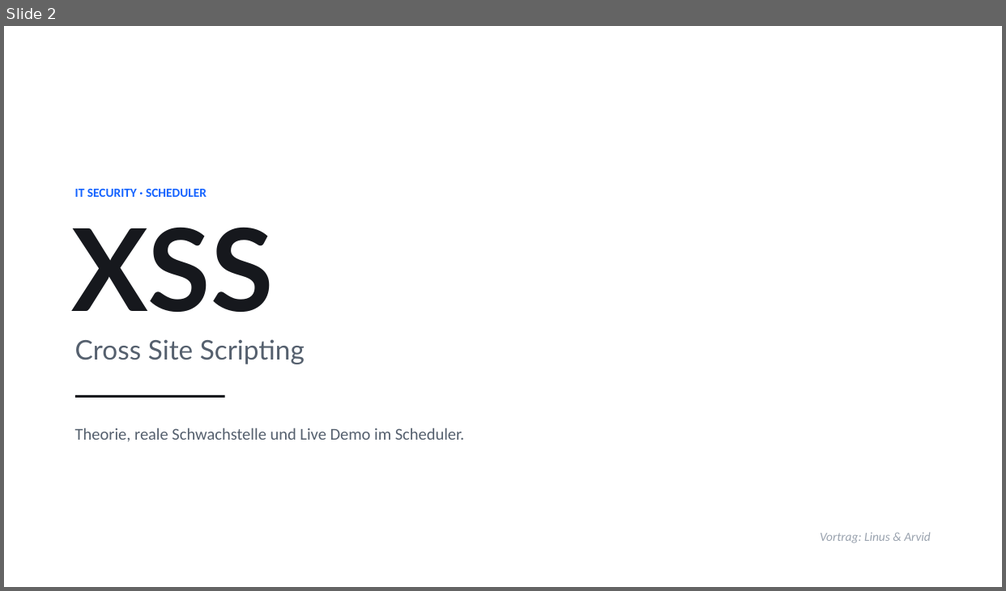
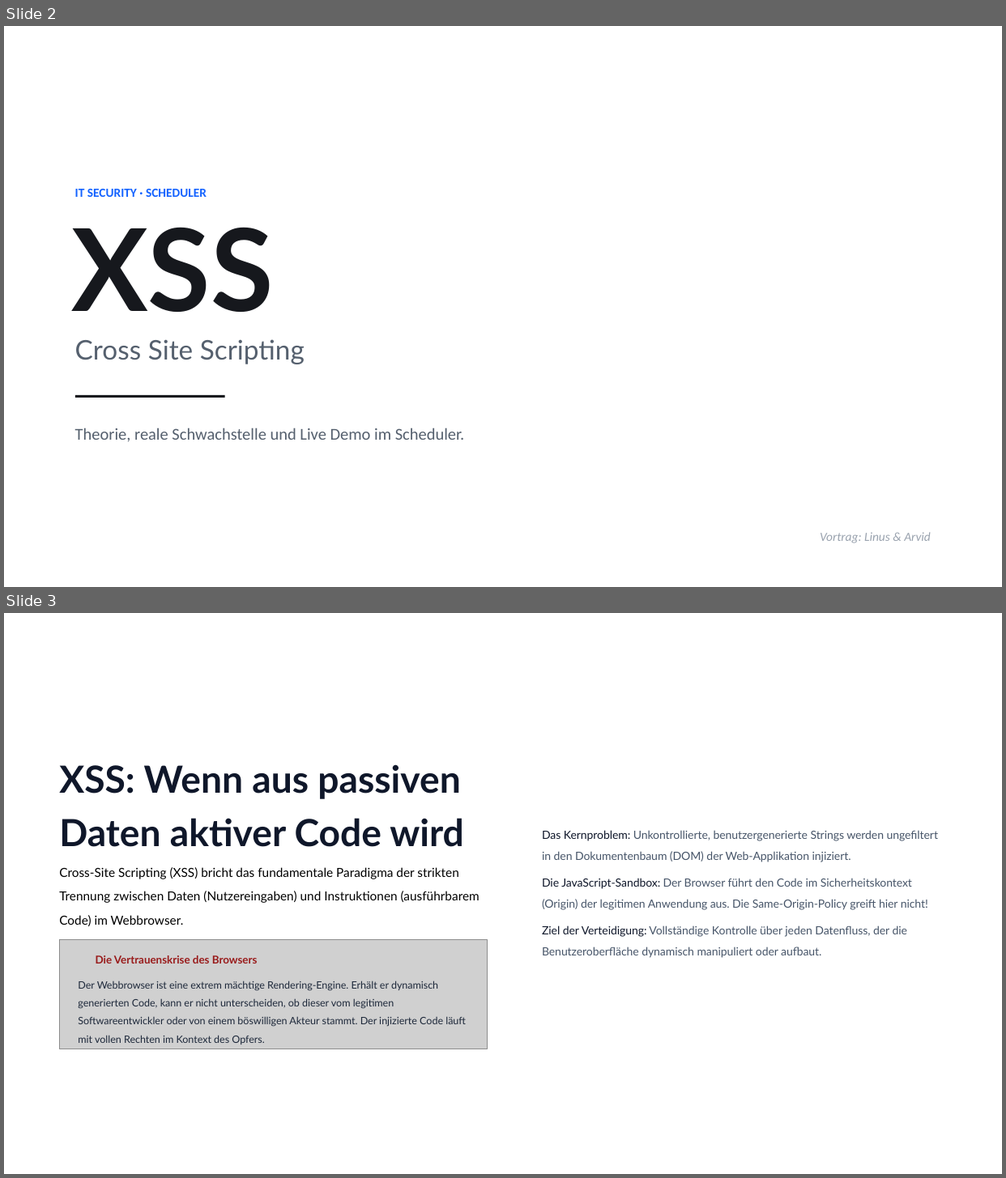
Before and after one commit to Tom-N-M/its-xss_and_cors, a slide deck: XSS-CORS-Praesentation.pptx. Shown one above the other, each under a label of ours: slide 2 before the commit, slides 2 and 3 after it. The pictures are 1006x591 and 1006x1178 pixels, drawn with LibreOffice and Linux fonts; fonts in the diff are those of the drawing; grey boxes stand for pictures; background and template pictures are left out. Boxes give left, top, right and bottom in pixels: in the first picture for what was removed or moved away, otherwise in the second. Text is boxed around its words. In the diff, an @@ line names an element or a change of style, - is before the commit and + after.

```diff
--- a/XSS-CORS-Praesentation.pptx
+++ b/XSS-CORS-Praesentation.pptx
@@ slide 3 added at (4,613,1002,1174), background #FFFFFF @@
@@ text added at (59,764,464,847), 36 pt, text #0F172A, bold @@
+XSS: Wenn aus passiven Daten aktiver Code wird
@@ text added at (542,830,938,862), 10.9 pt, text #475569 @@
+Das Kernproblem: Unkontrollierte, benutzergenerierte Strings werden ungefiltert in den Dokumentenbaum (DOM) der Web-Applikation injiziert.
@@ text added at (59,867,479,926), 12 pt, text #000000 @@
+Cross-Site Scripting (XSS) bricht das fundamentale Paradigma der strikten Trennung zwischen Daten (Nutzereingaben) und Instruktionen (ausführbarem Code) im Webbrowser.
@@ text added at (542,878,928,910), 10.9 pt, text #475569 @@
+Die JavaScript-Sandbox: Der Browser führt den Code im Sicherheitskontext (Origin) der legitimen Anwendung aus. Die Same-Origin-Policy greift hier nicht!
@@ text added at (542,926,908,958), 10.9 pt, text #475569 @@
+Ziel der Verteidigung: Vollständige Kontrolle über jeden Datenfluss, der die Benutzeroberfläche dynamisch manipuliert oder aufbaut.
@@ picture added at (59,940,488,1050) @@
@@ text added at (96,956,258,964), 10.5 pt, text #991B1B, bold @@
+Die Vertrauenskrise des Browsers
@@ text added at (78,981,466,1045), 9.8 pt, text #1E293B @@
+Der Webbrowser ist eine extrem mächtige Rendering-Engine. Erhält er dynamisch generierten Code, kann er nicht unterscheiden, ob dieser vom legitimen Softwareentwickler oder von einem böswilligen Akteur stammt. Der injizierte Code läuft mit vollen Rechten im Kontext des Opfers.
```
Also in this commit, not shown: 4 other slides added, 3 slides removed.
